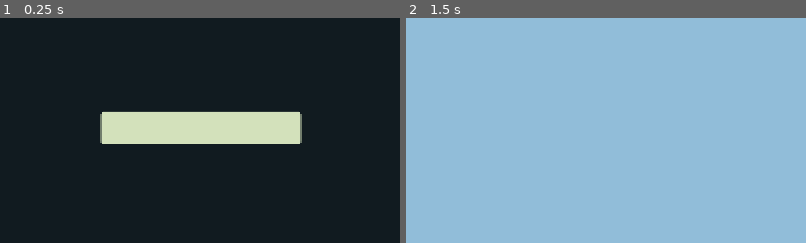
Above: before the commit, frames 1-2 (left to right).
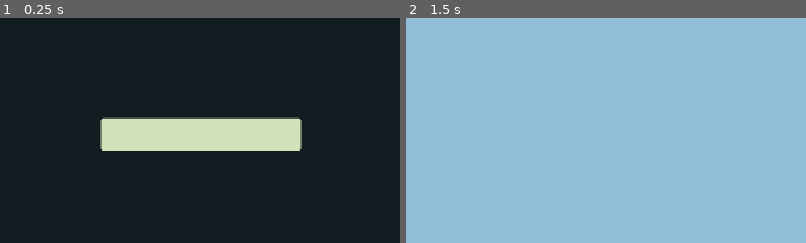
Above: after the commit, the same moments.

Repository: saurlax/dlut-online
Game: Godot game, scene res://scenes/main.tscn
Two runs of this game, one before a commit and one after it. Both use one fixed random seed, a clock stepped at 60 frames per second and the inputs below.
Inputs (mouse positions are % of the whole screen's width and height, from its top left):
- Up to frame 1 (0.25 s): no input
- Up to frame 2 (1.5 s): click "进入校园" (after the commit: "游客登录") at 0.5 s; tap Enter at 1.25 s; move the mouse to (55, 50) at 1.27 s; hold W (move_forward) from 1.28 s (still down); hold Shift (run) from 1.28 s (still down); click (55, 50) at 1.42 s
The pictures show only the part of the screen within x 25-75%, y 27-77%; the shares and areas given below are measured in that part.

The runs differ from the first frame. In frame 1, 3.4% of the frame differs, in the area x 25-76%, y 41-60%; in frame 2, nothing differs.
Error in both runs: Cannot call method 'get_node' on a null value. (res://scripts/campus.gd:48)

Commit message:
feat(multiplayer): add guest sessions and websocket player sync

Diff:
--- a/apps/client/scripts/campus_hud.gd
+++ b/apps/client/scripts/campus_hud.gd
@@ -1,4 +1,9 @@
 extends CanvasLayer
+
+const GuestSession = preload("res://scripts/guest_session.gd")
+const PlayerNetwork = preload("res://scripts/player_network.gd")
+var identity_label: Label
+var network: Node
 
 const Catalog = preload("res://scripts/campus_catalog.gd")
 const MapView = preload("res://scripts/campus_map.gd")
@@ -56,9 +61,14 @@
 	cover_title.horizontal_alignment = HORIZONTAL_ALIGNMENT_CENTER
 	cover_title.add_theme_font_size_override("font_size",48)
 	column.add_child(cover_title)
+	identity_label = Label.new()
+	identity_label.name = "GuestIdentity"
+	identity_label.horizontal_alignment = HORIZONTAL_ALIGNMENT_CENTER
+	column.add_child(identity_label)
+	_prepare_guest()
 	enter_button = Button.new()
 	enter_button.name = "EnterCampus"
-	enter_button.text = "进入校园"
+	enter_button.text = "游客登录"
 	enter_button.custom_minimum_size.y = 52
 	var style := StyleBoxFlat.new()
 	style.bg_color = Color("d3e1bb")
@@ -73,13 +83,26 @@
 	enter_button.add_theme_color_override("font_pressed_color",Color("243d30"))
 	enter_button.pressed.connect(enter_campus)
 	column.add_child(enter_button)
+	network = PlayerNetwork.new()
+	campus.add_child(network)
+	network.configure(player, campus.campus_id)
 	build_map()
 	minimap.visible = Catalog.started
 	if Catalog.started or Catalog.arriving:
 		Catalog.arriving = false
 		enter_campus()
 
+func _prepare_guest() -> bool:
+	var ready := GuestSession.prepare()
+	identity_label.text = GuestSession.username if ready else "无法保存游客身份，请允许会话存储后重试"
+	return ready
+
 func enter_campus() -> void:
+	if not _prepare_guest():
+		return
+	player.guest_id = GuestSession.guest_id
+	player.username = GuestSession.username
+	network.start()
 	Catalog.started = true
 	has_entered = true
 	overlay.hide()
@@ -180,6 +203,16 @@
 		button.disabled = id == campus.campus_id
 		button.pressed.connect(teleport.bind(id))
 		campuses.add_child(button)
+	var connection_status := Label.new()
+	connection_status.name = "ConnectionStatus"
+	map_overlay.add_child(connection_status)
+	connection_status.set_anchors_and_offsets_preset(Control.PRESET_BOTTOM_LEFT)
+	connection_status.offset_left = 24
+	connection_status.offset_right = 440
+	connection_status.offset_top = -44
+	connection_status.offset_bottom = -20
+	connection_status.text = network.status_text
+	network.status_changed.connect(func(value: String): connection_status.text = value)
 	map_overlay.hide()
 
 func toggle_map() -> void:
--- /dev/null
+++ b/apps/client/scripts/guest_session.gd
@@ -0,0 +1,33 @@
+extends RefCounted
+
+static var guest_id := ""
+static var username := ""
+
+static func valid_id(value: String) -> bool:
+	if value.length() != 32:
+		return false
+	for character in value:
+		if not character in "0123456789abcdef":
+			return false
+	return true
+
+static func prepare() -> bool:
+	if not guest_id.is_empty():
+		return true
+	var candidate := ""
+	if OS.has_feature("web"):
+		var stored: Variant = JavaScriptBridge.eval("(function(){try{return sessionStorage.getItem('do_guest_id') || '';}catch(e){return null;}})()")
+		if not stored is String:
+			return false
+		candidate = stored
+	if not valid_id(candidate):
+		candidate = Crypto.new().generate_random_bytes(16).hex_encode()
+	if not valid_id(candidate):
+		return false
+	if OS.has_feature("web"):
+		var saved: Variant = JavaScriptBridge.eval("(function(){try{sessionStorage.setItem('do_guest_id','%s');return sessionStorage.getItem('do_guest_id');}catch(e){return null;}})()" % candidate)
+		if not saved is String or saved != candidate:
+			return false
+	guest_id = candidate
+	username = "游客%06d" % (candidate.substr(0, 8).hex_to_int() % 1000000)
+	return true
--- a/apps/client/scripts/player.gd
+++ b/apps/client/scripts/player.gd
@@ -5,6 +5,8 @@
 const JUMP_SPEED := 7.0
 const EYE_HEIGHT := 1.7
 const SPAWN := Vector3(12,0.35,387)
+var guest_id := ""
+var username := ""
 var spawn_position := SPAWN
 var camera: Camera3D
 var playing := false
--- /dev/null
+++ b/apps/client/scripts/player_network.gd
@@ -0,0 +1,142 @@
+extends Node
+
+signal status_changed(value: String)
+const RemotePlayer = preload("res://scripts/remote_player.gd")
+var player: CharacterBody3D
+var campus_id := ""
+var socket := WebSocketPeer.new()
+var remotes: Dictionary = {}
+var active := false
+var started := false
+var sent_hello := false
+var welcomed := false
+var elapsed := 0.0
+var retry_in := 0.0
+var retry_delay := 1.0
+var connection_age := 0.0
+var status_text := "未连接"
+
+func configure(body: CharacterBody3D, campus: String) -> void:
+	player = body
+	campus_id = campus
+
+func set_status(value: String) -> void:
+	if value != status_text:
+		status_text = value
+		status_changed.emit(value)
+
+func start() -> void:
+	if started:
+		return
+	started = true
+	active = true
+	_connect()
+
+func _connect() -> void:
+	var server_url := ""
+	if OS.has_feature("web"):
+		var origin: Variant = JavaScriptBridge.eval("window.location.origin")
+		if origin is String:
+			server_url = origin
+	else:
+		var config: Dictionary = preload("res://scripts/desktop_config.gd").read()
+		server_url = config.get("server_url", "")
+	if server_url.is_empty():
+		active = false
+		set_status("服务器地址无效")
+		return
+	socket = WebSocketPeer.new()
+	socket.inbound_buffer_size = 1024 * 1024
+	socket.max_queued_packets = 32
+	sent_hello = false
+	welcomed = false
+	connection_age = 0.0
+	set_status("连接中")
+	var error := socket.connect_to_url(server_url.replace("https://", "wss://").replace("http://", "ws://") + "/ws")
+	if error != OK:
+		_disconnected()
+
+func _disconnected() -> void:
+	_clear_remotes()
+	welcomed = false
+	if socket.get_close_code() == 4001:
+		active = false
+		set_status("游客身份已在另一页面连接")
+		return
+	retry_in = retry_delay
+	retry_delay = minf(10.0, retry_delay * 2)
+	set_status("连接断开，正在重连")
+
+func _state(kind: String) -> Dictionary:
+	var p := player.global_position
+	return {"type": kind, "id": player.guest_id, "campus": campus_id,
+		"position": [p.x, p.y, p.z], "yaw": wrapf(player.rotation.y, -PI, PI)}
+
+func _process(delta: float) -> void:
+	if not active:
+		return
+	if retry_in > 0:
+		retry_in -= delta
+		if retry_in <= 0:
+			_connect()
+		return
+	socket.poll()
+	connection_age += delta
+	var state := socket.get_ready_state()
+	if state == WebSocketPeer.STATE_CLOSED:
+		_disconnected()
+		return
+	if connection_age > 15:
+		socket.close()
+		_disconnected()
+		return
+	if state != WebSocketPeer.STATE_OPEN:
+		return
+	if not sent_hello:
+		socket.send_text(JSON.stringify(_state("hello")))
+		sent_hello = true
+	while socket.get_available_packet_count() > 0:
+		var message: Variant = JSON.parse_string(socket.get_packet().get_string_from_utf8())
+		if not message is Dictionary:
+			continue
+		connection_age = 0
+		if message.get("type") == "welcome" and message.get("id") == player.guest_id:
+			welcomed = true
+			retry_delay = 1.0
+			set_status("已连接")
+		elif welcomed and message.get("type") == "snapshot" and message.get("players") is Array:
+			_apply_snapshot(message.players)
+	elapsed += delta
+	if welcomed and elapsed >= 0.1:
+		elapsed = 0
+		socket.send_text(JSON.stringify(_state("state")))
+
+func _apply_snapshot(states: Array) -> void:
+	var present: Dictionary = {}
+	for entry in states:
+		if not entry is Dictionary or entry.get("campus") != campus_id or entry.get("id") == player.guest_id:
+			continue
+		if not entry.get("id") is String or not entry.get("username") is String or not entry.get("position") is Array or entry.position.size() != 3:
+			continue
+		var id: String = entry.id
+		present[id] = true
+		var point := Vector3(entry.position[0], entry.position[1], entry.position[2])
+		if not remotes.has(id):
+			var remote := RemotePlayer.new()
+			get_parent().add_child(remote)
+			remote.configure(entry.username, point, float(entry.yaw))
+			remotes[id] = remote
+		remotes[id].update_target(point, float(entry.yaw))
+	for id in remotes.keys():
+		if not present.has(id):
+			remotes[id].queue_free()
+			remotes.erase(id)
+
+func _clear_remotes() -> void:
+	for remote in remotes.values():
+		remote.queue_free()
+	remotes.clear()
+
+func _exit_tree() -> void:
+	active = false
+	socket.close(1000, "leaving campus")
--- /dev/null
+++ b/apps/client/scripts/remote_player.gd
@@ -0,0 +1,81 @@
+extends Node3D
+
+var target_position := Vector3.ZERO
+var target_yaw := 0.0
+var limbs: Array[Node3D] = []
+var stride := 0.0
+
+func configure(username: String, point: Vector3, yaw: float) -> void:
+	name = "RemotePlayer"
+	position = point
+	rotation.y = yaw
+	update_target(point, yaw)
+	var shirt := StandardMaterial3D.new()
+	shirt.albedo_color = Color("526b77")
+	shirt.roughness = 0.9
+	var trousers := StandardMaterial3D.new()
+	trousers.albedo_color = Color("303942")
+	trousers.roughness = 1
+	var skin := StandardMaterial3D.new()
+	skin.albedo_color = Color("be967d")
+	var torso := CapsuleMesh.new()
+	torso.radius = 0.23
+	torso.height = 0.62
+	_part(self, torso, shirt, Vector3(0, 1.18, 0))
+	var head := SphereMesh.new()
+	head.radius = 0.13
+	head.height = 0.30
+	_part(self, head, skin, Vector3(0, 1.65, 0))
+	# A small nose makes facing direction readable without expensive textures.
+	var nose := SphereMesh.new()
+	nose.radius = 0.035
+	nose.height = 0.07
+	_part(self, nose, skin, Vector3(0, 1.65, -0.13))
+	for side in [-1.0, 1.0]:
+		_limb(Vector3(side * 0.13, 0.93, 0), 0.86, 0.09, trousers)
+		_limb(Vector3(side * 0.29, 1.43, 0), 0.63, 0.065, shirt)
+	var label := Label3D.new()
+	label.text = username
+	label.font = preload("res://assets/fonts/CampusSans.ttf")
+	label.font_size = 48
+	label.pixel_size = 0.004
+	label.position.y = 2.02
+	label.billboard = BaseMaterial3D.BILLBOARD_ENABLED
+	label.no_depth_test = false
+	add_child(label)
+
+func _part(parent: Node3D, mesh: Mesh, material: Material, point: Vector3) -> void:
+	var instance := MeshInstance3D.new()
+	instance.mesh = mesh
+	instance.material_override = material
+	instance.position = point
+	parent.add_child(instance)
+
+func _limb(point: Vector3, length: float, radius: float, material: Material) -> void:
+	var pivot := Node3D.new()
+	pivot.position = point
+	add_child(pivot)
+	limbs.append(pivot)
+	var mesh := CapsuleMesh.new()
+	mesh.radius = radius
+	mesh.height = length
+	_part(pivot, mesh, material, Vector3(0, -length / 2, 0))
+
+func update_target(point: Vector3, yaw: float) -> void:
+	target_position = point
+	target_yaw = yaw
+
+func _process(delta: float) -> void:
+	var camera := get_viewport().get_camera_3d()
+	# Shared spawn points must not put another player's head inside the view.
+	visible = camera == null or camera.global_position.distance_to(global_position + Vector3(0, 1.6, 0)) > 0.6
+	var moving := Vector2(target_position.x - position.x, target_position.z - position.z).length() > 0.025
+	if position.distance_to(target_position) > 10:
+		position = target_position
+	else:
+		position = position.lerp(target_position, 1.0 - exp(-15.0 * delta))
+	rotation.y = lerp_angle(rotation.y, target_yaw, 1.0 - exp(-15.0 * delta))
+	stride += delta * 10.0
+	for i in limbs.size():
+		var swing := sin(stride) * 0.4 * (1.0 if i in [0, 3] else -1.0) if moving else 0.0
+		limbs[i].rotation.x = lerpf(limbs[i].rotation.x, swing, 1.0 - exp(-15.0 * delta))
--- /dev/null
+++ b/apps/client/tests/guest_session.gd
@@ -0,0 +1,33 @@
+extends SceneTree
+
+const Session = preload("res://scripts/guest_session.gd")
+
+func _initialize() -> void:
+	_run.call_deferred()
+
+func _run() -> void:
+	assert(Session.prepare())
+	var id: String = Session.guest_id
+	var username: String = Session.username
+	assert(Session.valid_id(id))
+	assert(not Session.valid_id("invalid"))
+	assert(not Session.valid_id("A".repeat(32)))
+	assert(username.begins_with("游客") and username.length() == 8)
+	assert(Session.prepare() and Session.guest_id == id)
+	change_scene_to_file("res://scenes/main.tscn")
+	await process_frame
+	await process_frame
+	current_scene.hud.enter_campus()
+	assert(current_scene.player.guest_id == id)
+	assert(current_scene.player.username == username)
+	current_scene.hud.pause_exploration()
+	current_scene.hud.enter_campus()
+	assert(current_scene.player.guest_id == id)
+	change_scene_to_file("res://scenes/campuses/panjin.tscn")
+	await process_frame
+	await process_frame
+	assert(current_scene.player.guest_id == id)
+	assert(current_scene.player.username == username)
+	assert(not current_scene.hud.overlay.visible)
+	print("PASS: guest ID, nickname, resume and campus identity")
+	quit()
--- /dev/null
+++ b/apps/client/tests/player_network.gd
@@ -0,0 +1,50 @@
+extends SceneTree
+
+const Network = preload("res://scripts/player_network.gd")
+const Player = preload("res://scripts/player.gd")
+var world: Node3D
+
+func _initialize() -> void:
+	_run.call_deferred()
+
+func peer(id: String, campus: String) -> Node:
+	var body := Player.new()
+	body.guest_id = id
+	world.add_child(body)
+	body.set_physics_process(false)
+	body.position = Vector3.ZERO
+	var network := Network.new()
+	world.add_child(network)
+	network.configure(body, campus)
+	network.start()
+	return network
+
+func _run() -> void:
+	create_timer(20).timeout.connect(func(): quit(2))
+	world = Node3D.new()
+	root.add_child(world)
+	var a := peer("a".repeat(32), "lingshui")
+	var b := peer("b".repeat(32), "lingshui")
+	var c := peer("c".repeat(32), "panjin")
+	await create_timer(1.0).timeout
+	assert(a.welcomed and b.welcomed and c.welcomed)
+	assert(a.remotes.size() == 1 and b.remotes.size() == 1 and c.remotes.is_empty())
+	b.player.position = Vector3(3, 0, -5)
+	b.player.rotation.y = 1.2
+	await create_timer(0.8).timeout
+	var remote: Node3D = a.remotes["b".repeat(32)]
+	assert(remote.position.distance_to(b.player.position) < 0.1)
+	assert(absf(remote.rotation.y - 1.2) < 0.05)
+	b.socket.close()
+	await create_timer(0.4).timeout
+	assert(a.remotes.is_empty())
+	await create_timer(2.0).timeout
+	assert(b.welcomed and a.remotes.size() == 1)
+	var replacement := peer("b".repeat(32), "panjin")
+	await create_timer(0.8).timeout
+	assert(not b.active and a.remotes.is_empty())
+	assert(replacement.welcomed and c.remotes.size() == 1)
+	print("PASS: two-way sync, interpolation, campus isolation, removal, reconnect, replacement")
+	world.queue_free()
+	await process_frame
+	quit()
Binary file changed: apps/client/assets/fonts/CampusSans.ttf
Not shown, changed: apps/client/export_presets.cfg
Not shown, added: apps/client/scripts/guest_session.gd.uid
Not shown, added: apps/client/scripts/player_network.gd.uid
Not shown, added: apps/client/scripts/remote_player.gd.uid
Not shown, added: apps/client/tests/guest_session.gd.uid
Not shown, added: apps/client/tests/player_network.gd.uid
Not shown, changed: AGENTS.md
Not shown, changed: README.md
Not shown, changed: apps/server/README.md
Not shown, changed: apps/server/go.mod
Not shown, changed: apps/server/go.sum
(and 9 more such lines)
